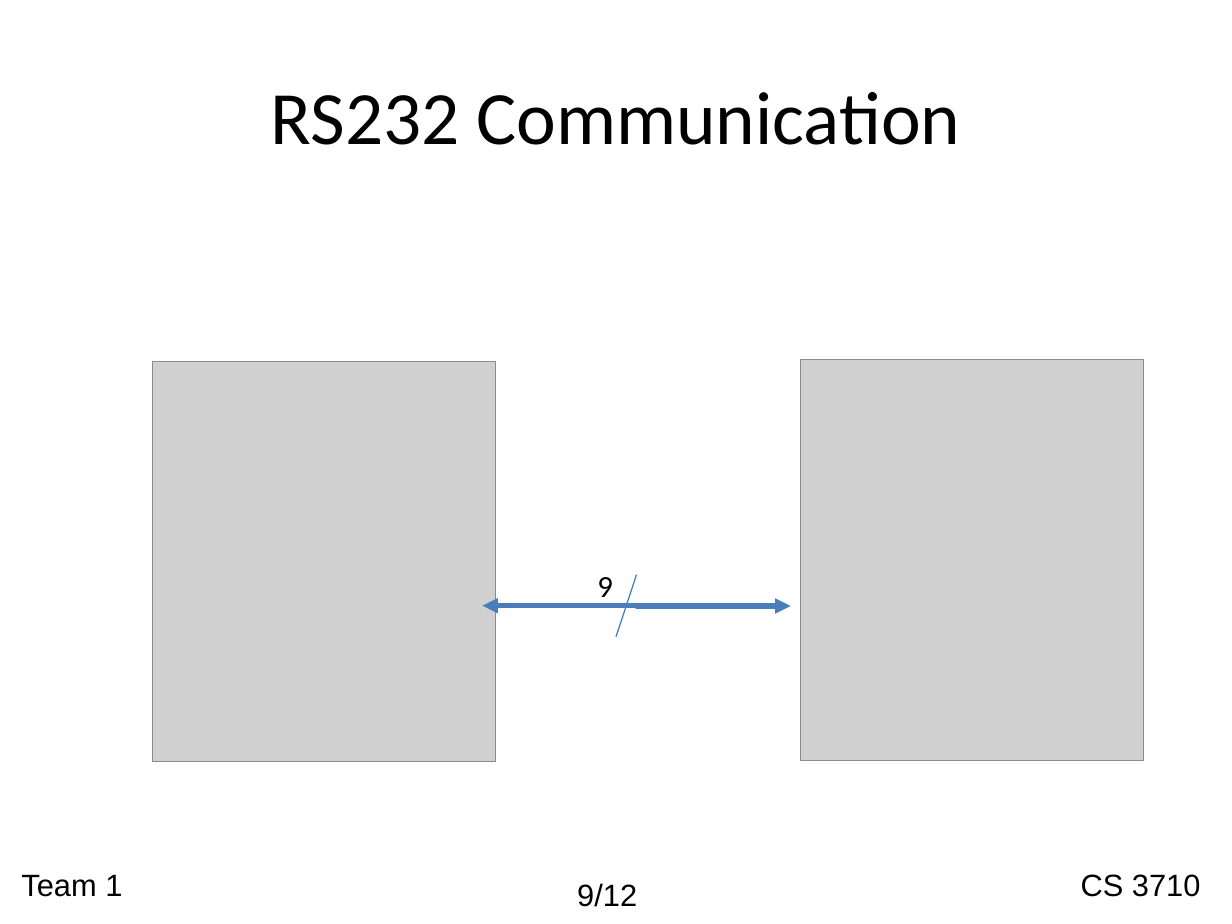
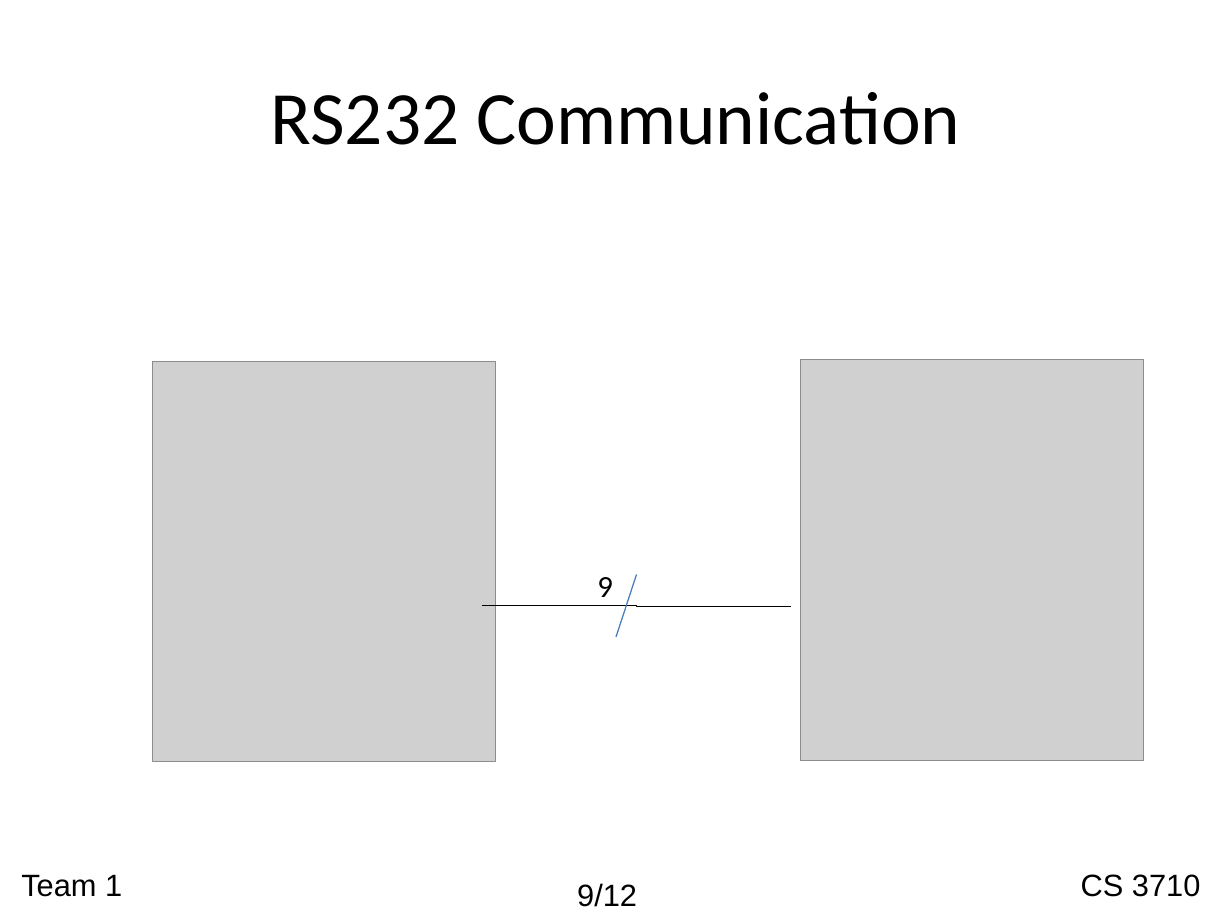
Before and after one commit to nachtluce/3710-Project, a slide deck: slide 10 of documentation/cs3710_presentation.ppt (slide 9 before the commit). Drawn at 1232x924 pixels with LibreOffice and Linux fonts; fonts in the diff are those of the drawing; grey boxes stand for pictures; background and template pictures are left out. Boxes give left, top, right and bottom in pixels: in the first picture for what was removed or moved away, otherwise in the second. Text is boxed around its words. In the diff, an @@ line names an element or a change of style, - is before the commit and + after.

```diff
--- a/documentation/cs3710_presentation.ppt
+++ b/documentation/cs3710_presentation.ppt
@@ elbow double arrow (483, 606) - (791, 606): elbow double arrow to elbow line; stroke #4A7EBB 3 pt to #000000 0.74 pt @@
```
Also in this commit, not shown: 9 other slides changed, 2 slides added.
